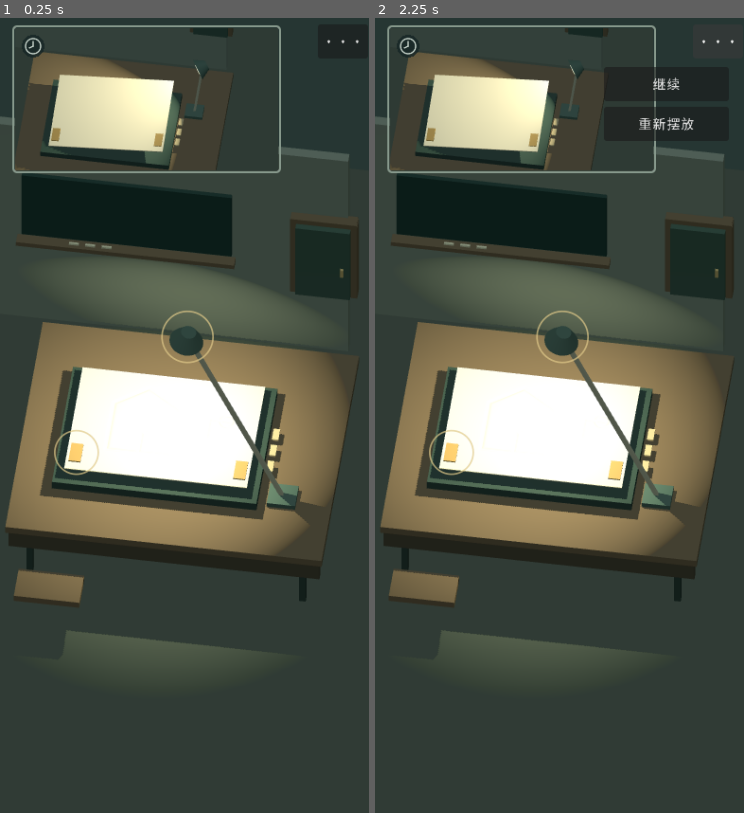
Above: before the commit, frames 1-2 (left to right).
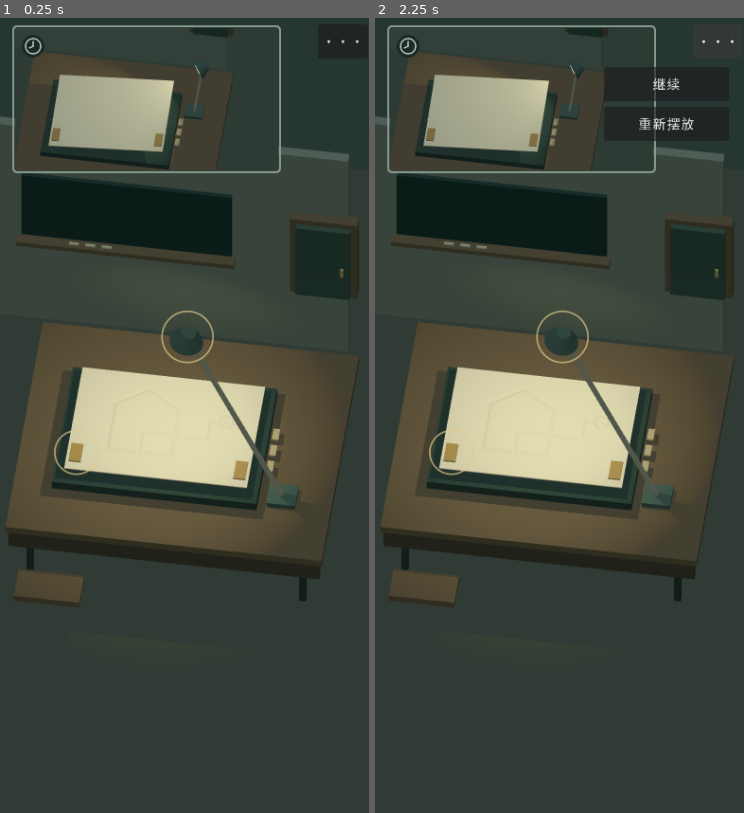
Above: after the commit, the same moments.

Repository: zhu607705-coder/7-55
Game: Godot game, scene res://scenes/raking_light.tscn
The game is run twice, just before and just after one commit, with the same random seed, the same clock (stepped at 60 frames per second) and the same inputs.
Inputs:
- Up to frame 1 (0.25 s): no input
- Up to frame 2 (2.25 s): click "···" at 0.5 s; click "重新摆放" at 1.25 s; click "···" at 2 s

The runs differ from the first frame. In frame 1, 25% of the frame differs, in the area x 1-93%, y 4-80%; in frame 2, 25%.

Commit message:
Calibrate lamp exposure without hiding grooves through clipping

Diff:
--- a/godot_native/samples/raking_light/scripts/raking_world.gd
+++ b/godot_native/samples/raking_light/scripts/raking_world.gd
@@ -63,7 +63,7 @@
 	shade.mesh=cone; shade.material_override=lamp_material; shade.rotation.x=PI*0.5; lamp_head.add_child(shade)
 	var bulb := material(Color("fff2c2")); bulb.emission_enabled=true; bulb.emission=Color("ffe4a2")*1.2
 	box("VisibleBulb",Vector3(0,0,-0.155),Vector3(0.28,0.14,0.03),bulb,lamp_head)
-	lamp=SpotLight3D.new(); lamp.name="ActualRakingLamp"; lamp.light_color=Color("ffe8b7"); lamp.light_energy=1.4
+	lamp=SpotLight3D.new(); lamp.name="ActualRakingLamp"; lamp.light_color=Color("ffe8b7"); lamp.light_energy=0.18
 	lamp.spot_range=7.0; lamp.spot_angle=51.0; lamp.spot_attenuation=0.35; lamp.spot_angle_attenuation=0.4
 	lamp.shadow_enabled=true; lamp.shadow_bias=0.1; lamp.shadow_normal_bias=1.0
 	lamp.position=Vector3(0,0,-0.22); lamp_head.add_child(lamp)
--- a/godot_native/samples/raking_light/tests/test_raking_render.gd
+++ b/godot_native/samples/raking_light/tests/test_raking_render.gd
@@ -70,8 +70,10 @@
 	await rendered_frame()
 	var off: Image=view.current_viewport.get_texture().get_image()
 	var history_off: Image=view.history_viewport.get_texture().get_image()
+	var off_exposure:=paper_exposure(off)
 	var on_contrast:=groove_contrast(on); var off_contrast:=groove_contrast(off)
-	check(image_difference(on,off)>0.01,"Actual current-world pixels respond to the physical lamp")
+	# Compare the actual paper region, not a viewport-wide average diluted by the room.
+	check(absf(on_exposure.mean-off_exposure.mean)>0.025 and image_difference(on,off)>0.002,"Actual paper pixels respond to the physical lamp")
 	check(on_contrast>off_contrast+0.02,"Actual groove-side contrast is stronger under the raking lamp than with it off")
 	check(on_contrast>frontal_contrast+0.02 and on_contrast>frontal_contrast*1.4,"At an identical paper pose, raking light reveals more groove contrast than the near-normal lamp")
 	check(entry_exposure.white_fraction<=0.02 and entry_exposure.clipped_fraction<=0.10,"Entry paper is not made unreadable by white or channel clipping")
@@ -86,5 +88,5 @@
 		on.save_png(directory.path_join("raking-lamp-on.png"))
 		off.save_png(directory.path_join("raking-lamp-off.png"))
 		full_on.save_png(directory.path_join("raking-physical-light-frame.png"))
-	print("RAKING_RENDER checks=",checks," failures=",failures, …(162 unchanged characters)… osure," raking_exposure=",on_exposure," image_delta=",image_difference(on,off)," adapter=",RenderingServer.get_video_adapter_name())
+	print("RAKING_RENDER checks=",checks," failures=",failures, …(162 unchanged characters)… osure," raking_exposure=",on_exposure," paper_lamp_delta=",absf(on_exposure.mean-off_exposure.mean)," image_delta=",image_difference(on,off)," adapter=",RenderingServer.get_video_adapter_name())
 	view.queue_free(); await process_frame; quit(1 if failures else 0)
Not shown, changed: godot_native/samples/raking_light/progress.md
